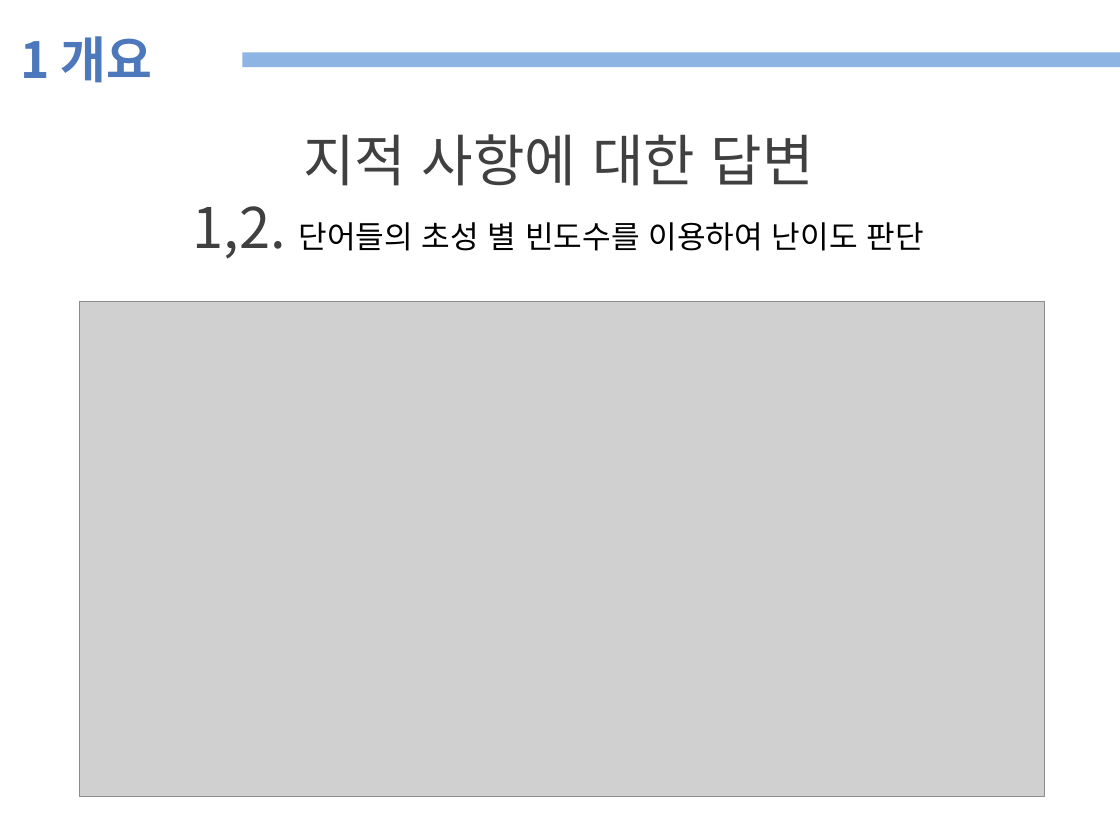
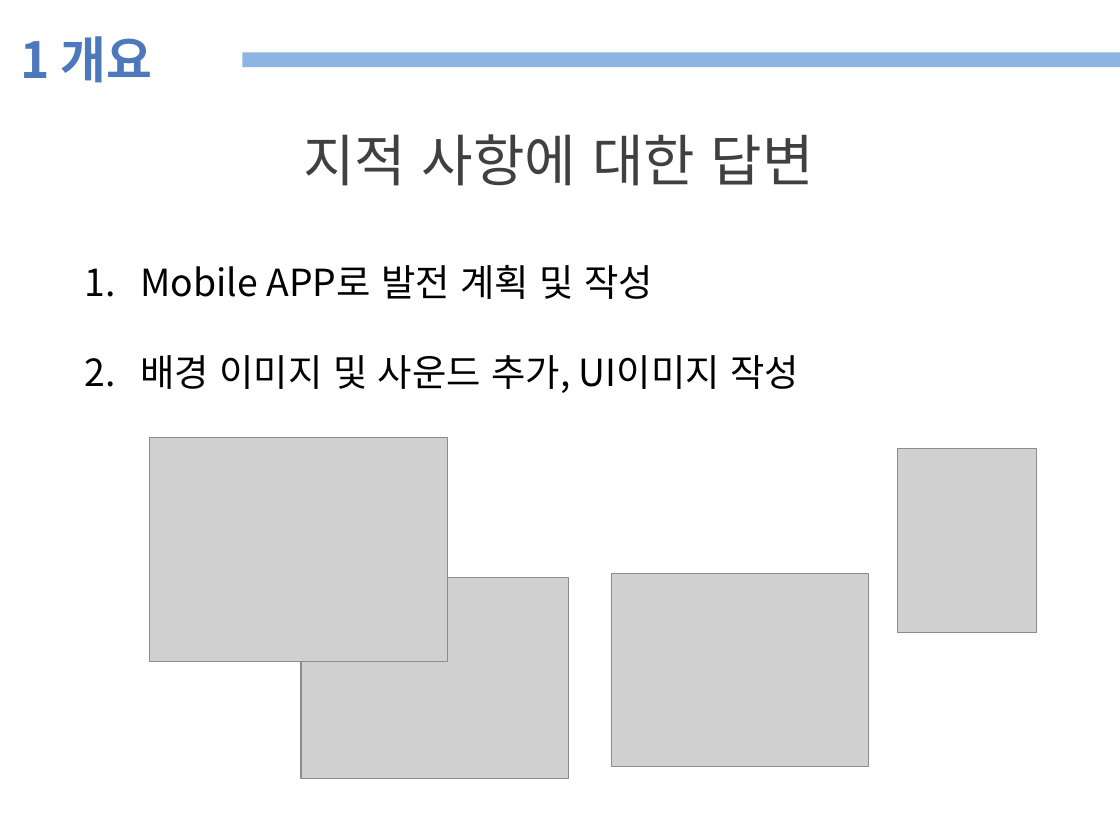
Before and after one commit to plusalpha12/koreanQuiz, a slide deck: slide 4 of 자료/종합설계 프로토타입 세션 4-11 (이현중, 김하은, 조윤선).pptx. Drawn at 1120x840 pixels with LibreOffice and Linux fonts; fonts in the diff are those of the drawing; grey boxes stand for pictures. Boxes give left, top, right and bottom in pixels: in the first picture for what was removed or moved away, otherwise in the second. Text is boxed around its words. In the diff, an @@ line names an element or a change of style, - is before the commit and + after.

```diff
--- a/자료/종합설계 프로토타입 세션 4-11 (이현중, 김하은, 조윤선).pptx
+++ b/자료/종합설계 프로토타입 세션 4-11 (이현중, 김하은, 조윤선).pptx
@@ text at (140,265,799,393): text changed; size 20 to 24 pt @@
-1,2. 단어들의 초성 별 빈도수를 이용하여 난이도 판단
+1. Mobile APP로 발전 계획 및 작성
+2. 배경 이미지 및 사운드 추가, UI이미지 작성
@@ picture removed at (80,301,1045,796) @@
@@ picture added at (149,437,447,661) @@
@@ picture added at (897,449,1037,633) @@
@@ picture added at (301,578,569,778) @@
@@ picture added at (612,573,869,766) @@
```
Also in this commit, not shown: 6 other slides changed, 1 slide removed, 8 other files.
